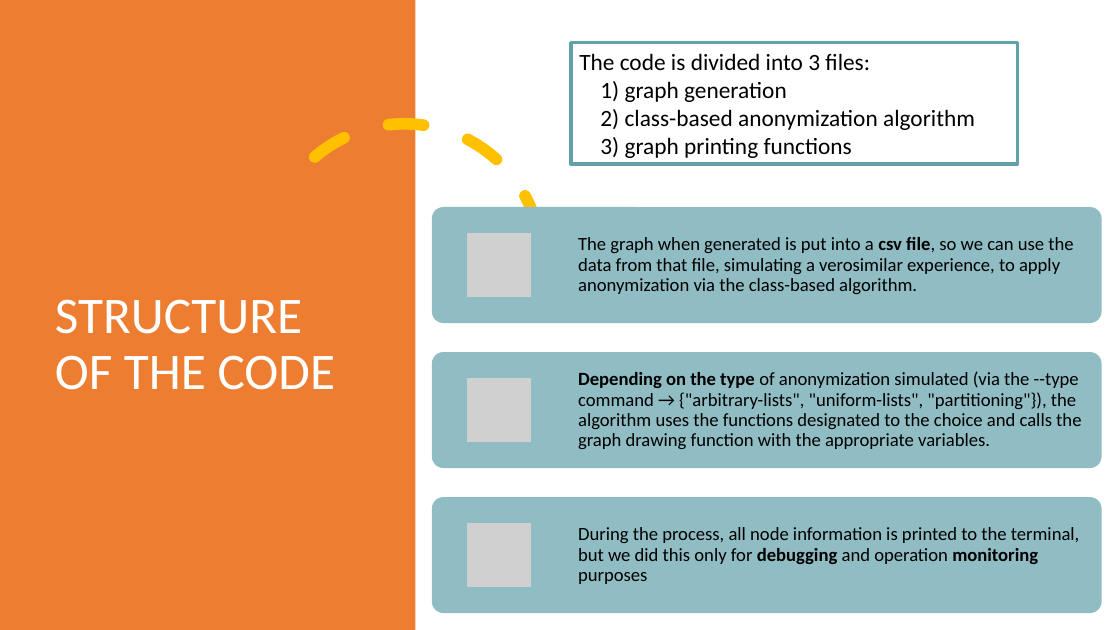
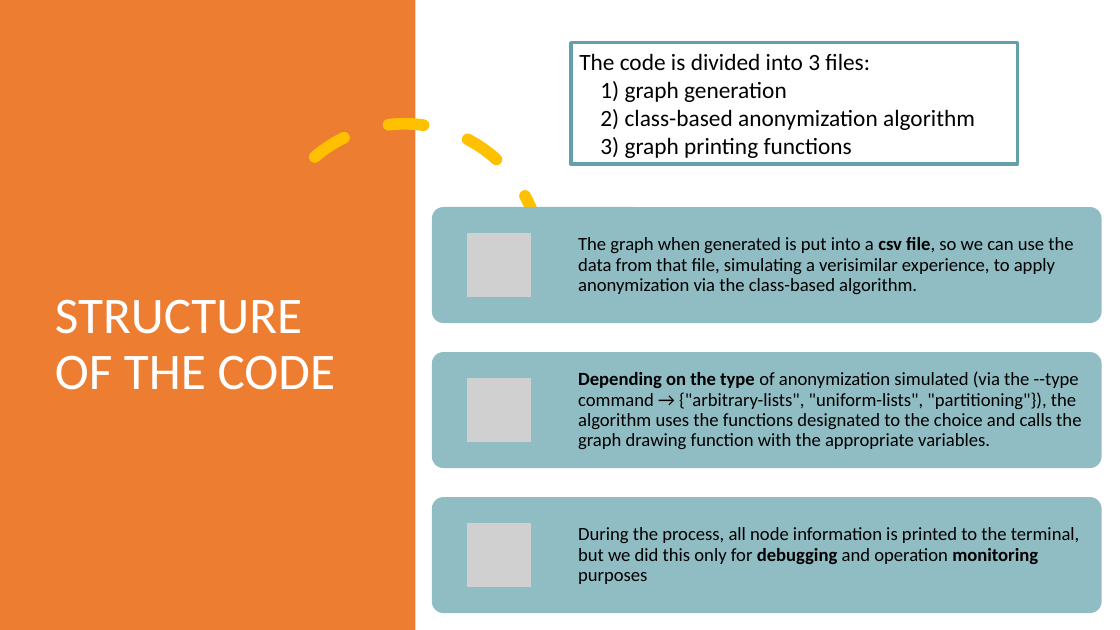
Before and after one commit to Nenne2000/SocialNetwork_Graph_CBAnonymization, a slide deck: slide 16 of DPP project.pptx. Drawn at 1120x630 pixels with LibreOffice and Linux fonts; fonts in the diff are those of the drawing; grey boxes stand for pictures. Boxes give left, top, right and bottom in pixels: in the first picture for what was removed or moved away, otherwise in the second. Text is boxed around its words. In the diff, an @@ line names an element or a change of style, - is before the commit and + after.

```diff
--- a/DPP project.pptx
+++ b/DPP project.pptx
@@ text at [578, 237, 1073, 294]: text changed @@
-The graph when generated is put into a csv file, so we can use the data from that file, simulating a verosimilar experience, to apply anonymization via the class-based algorithm.
+The graph when generated is put into a csv file, so we can use the data from that file, simulating a verisimilar experience, to apply anonymization via the class-based algorithm.
```
Also in this commit, not shown: 1 other slide changed, 2 slides added, 1 other file.
